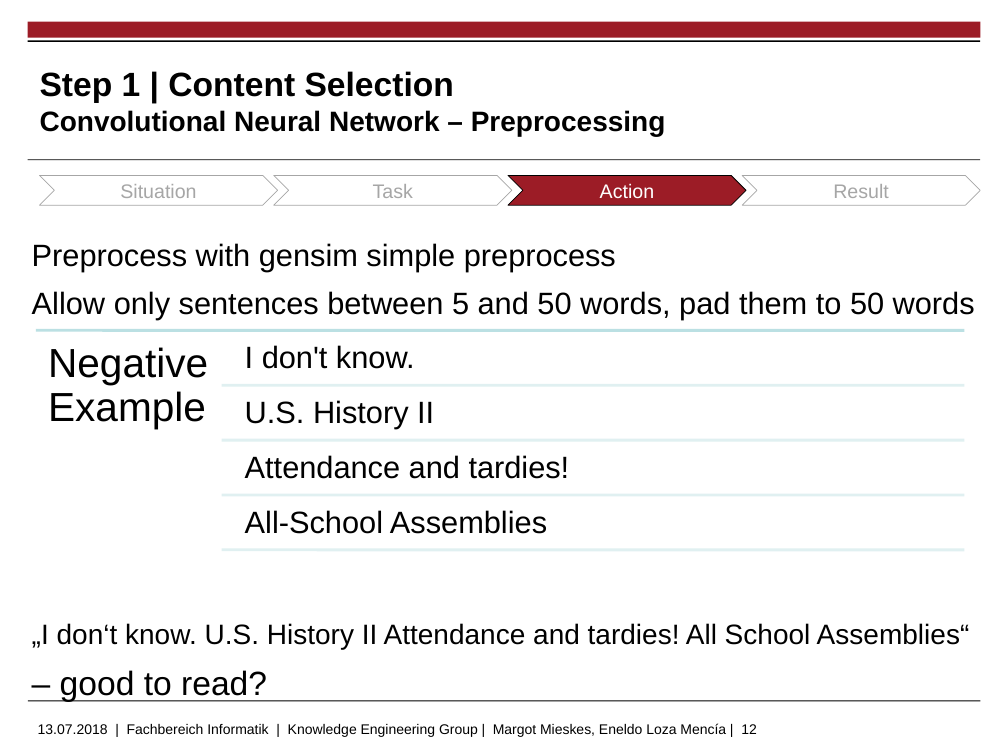
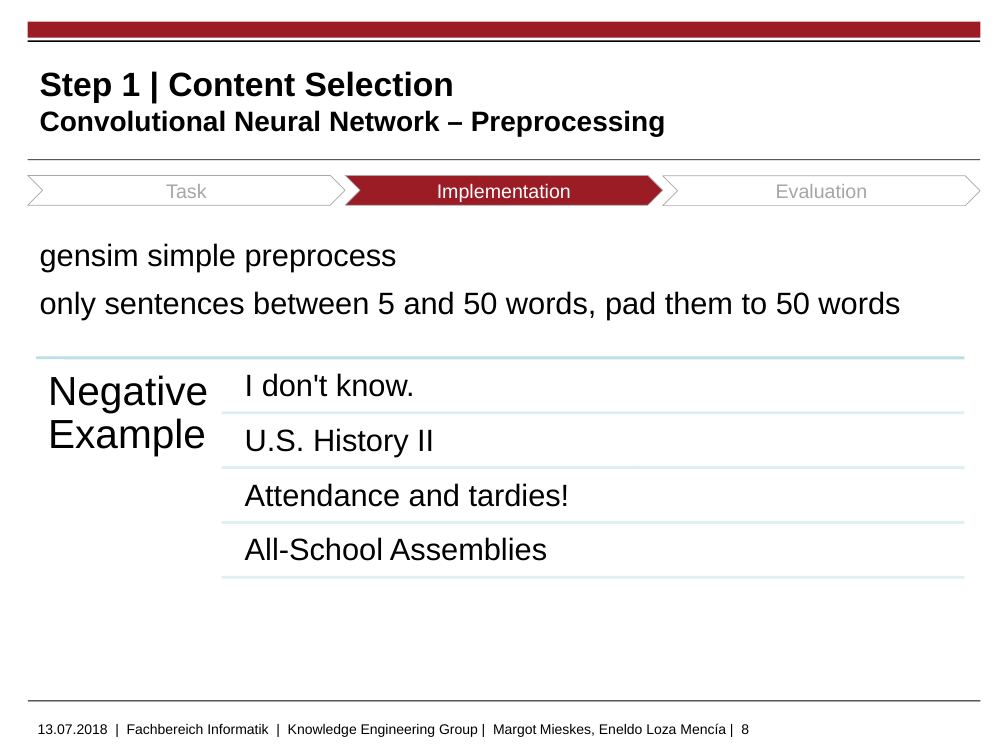
Before and after one commit to markushoehn/Auto_TextSum, a slide deck: slide 8 of presentation/20180713 Gruppe 5 - final.pptx (slide 12 before the commit). Drawn at 1008x756 pixels with LibreOffice and Linux fonts; fonts in the diff are those of the drawing; background and template pictures are left out. Boxes give left, top, right and bottom in pixels: in the first picture for what was removed or moved away, otherwise in the second. Text is boxed around its words. In the diff, an @@ line names an element or a change of style, - is before the commit and + after.

```diff
--- a/presentation/20180713 Gruppe 5 - final.pptx
+++ b/presentation/20180713 Gruppe 5 - final.pptx
@@ chevron "Task": place and size @@
-chevron "Task" at (274, 175, 512, 206)
+chevron "Task" at (28, 175, 346, 206)
@@ chevron removed at (39, 175, 277, 206) @@
-Situation
@@ chevron added at (346, 175, 663, 206), fill #9C1C26, outline #A6A6A6 0.5 pt, 14 pt, text #FFFFFF @@
+Implementation
@@ chevron removed at (508, 175, 746, 206) @@
-Action
@@ chevron added at (663, 175, 981, 206), fill #FFFFFF, outline #A6A6A6 0.5 pt, 14 pt, text #A6A6A6 @@
+Evaluation
@@ chevron removed at (742, 175, 980, 206) @@
-Result
@@ text at (40, 243, 900, 319): text changed @@
-  Preprocess with gensim simple preprocess
-  Allow only sentences between 5 and 50 words, pad them to 50 words
-  „I don‘t know. U.S. History II Attendance and tardies! All School Assemblies“ – good to read?
+  gensim simple preprocess
+  only sentences between 5 and 50 words, pad them to 50 words
@@ 4 texts, 3 lines: place and size @@
-4 texts, 3 lines at (36, 331, 965, 534)
+4 texts, 3 lines at (36, 358, 965, 561)
@@ 2 lines, 1 text: place and size @@
-2 lines, 1 text at (222, 345, 965, 549)
+2 lines, 1 text at (222, 373, 965, 578)
@@ text at (38, 723, 749, 737): text changed @@
-13.07.2018 | Fachbereich Informatik | Knowledge Engineering Group | Margot Mieskes, Eneldo Loza Mencía | 12
+13.07.2018 | Fachbereich Informatik | Knowledge Engineering Group | Margot Mieskes, Eneldo Loza Mencía | 8
```
Also in this commit, not shown: 29 other slides changed, 4 slides added, 10 slides removed, 11 other files.
